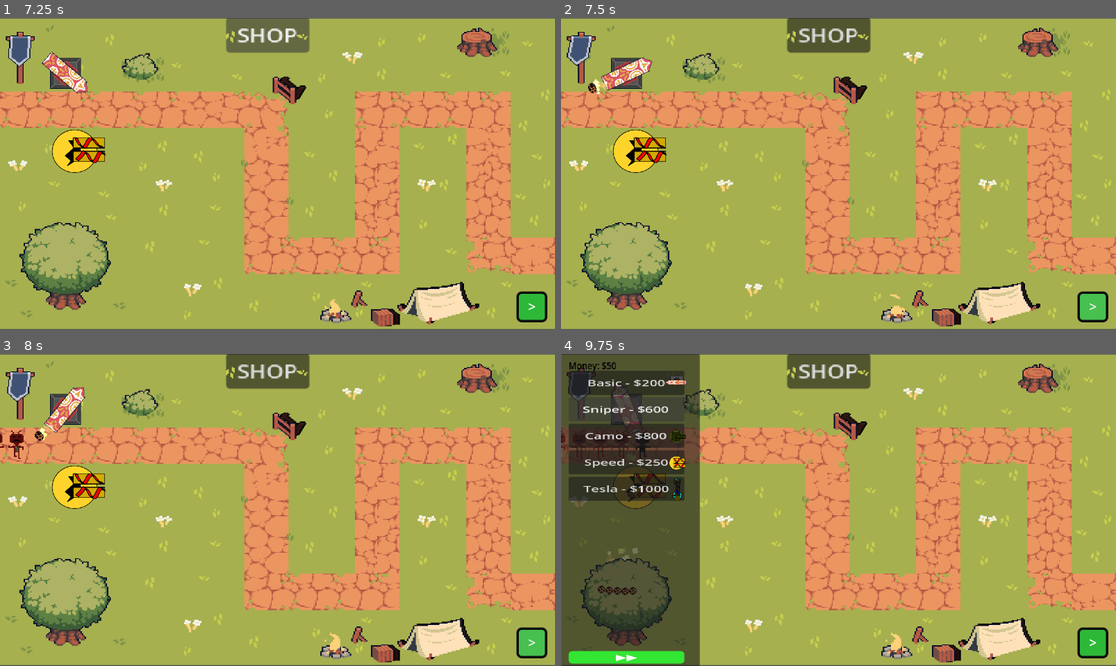
Above: before the commit, frames 1-4 (two rows, left to right).
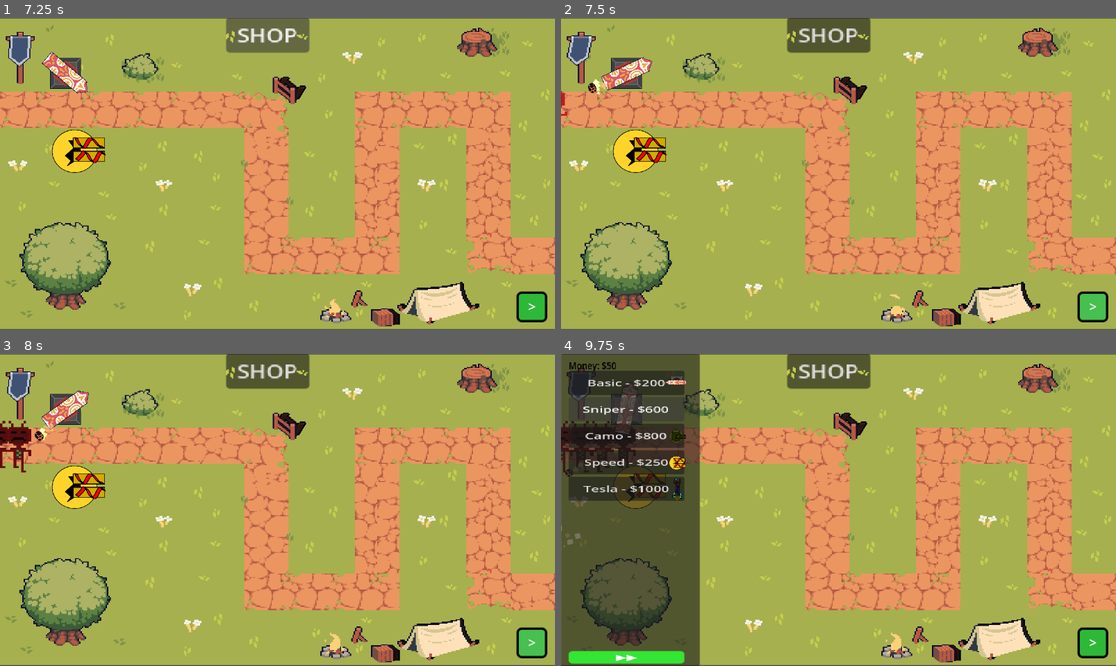
Above: after the commit, the same moments.

Repository: Matthewfrogman/Battle_towers
Game: Godot game, scene res://scenes/main_menu.tscn
Two runs of this game, one before a commit and one after it. Both use one fixed random seed, a clock stepped at 60 frames per second and the inputs below.
Inputs:
- Up to frame 1 (7.25 s): click "PLAY" at 0.5 s; click "PLAY" at 1.25 s; click "Basic - $200" at 2 s; click "Sniper - $600" at 2.75 s; click "Camo - $800" at 3.5 s; click "Speed - $250" at 4.25 s; click "Tesla - $1000" at 5 s; click "▶▶" at 5.75 s; click "SHOP" at 6.5 s
- Up to frame 2 (7.5 s): click ">" at 7.25 s
- Up to frame 3 (8 s): no input
- Up to frame 4 (9.75 s): click "SHOP" at 8 s; click "Basic - $200" at 8.75 s; click "Sniper - $600" at 9.5 s

Frame 1 is identical in both runs. In frame 2, less than 0.1% of the frame differs, in the area x 0-2%, y 23-32%; in frame 3, 1.0%; in frame 4, 1.1%, in the area x 0-17%, y 9-78%.

Commit message:
Update enemy_base.tscn

Diff:
--- a/scenes/enemy_base.tscn
+++ b/scenes/enemy_base.tscn
@@ -4,6 +4,8 @@
 [ext_resource type="Texture2D" uid="uid://cusxjs3mawfhx" path="res://Map1_assets/basic.png" id="2_sw0xa"]
 
 [sub_resource type="CapsuleShape2D" id="CapsuleShape2D_sw0xa"]
+radius = 13.0
+height = 48.0
 
 [sub_resource type="AtlasTexture" id="AtlasTexture_j1ss0"]
 atlas = ExtResource("2_sw0xa")
@@ -34,6 +36,7 @@
 shape = SubResource("CapsuleShape2D_sw0xa")
 
 [node name="sprite" type="AnimatedSprite2D" parent="." unique_id=1659861200]
-position = Vector2(2, 15)
+position = Vector2(5, 29)
+scale = Vector2(1.8, 1.8)
 sprite_frames = SubResource("SpriteFrames_lxe82")
 autoplay = "default"
